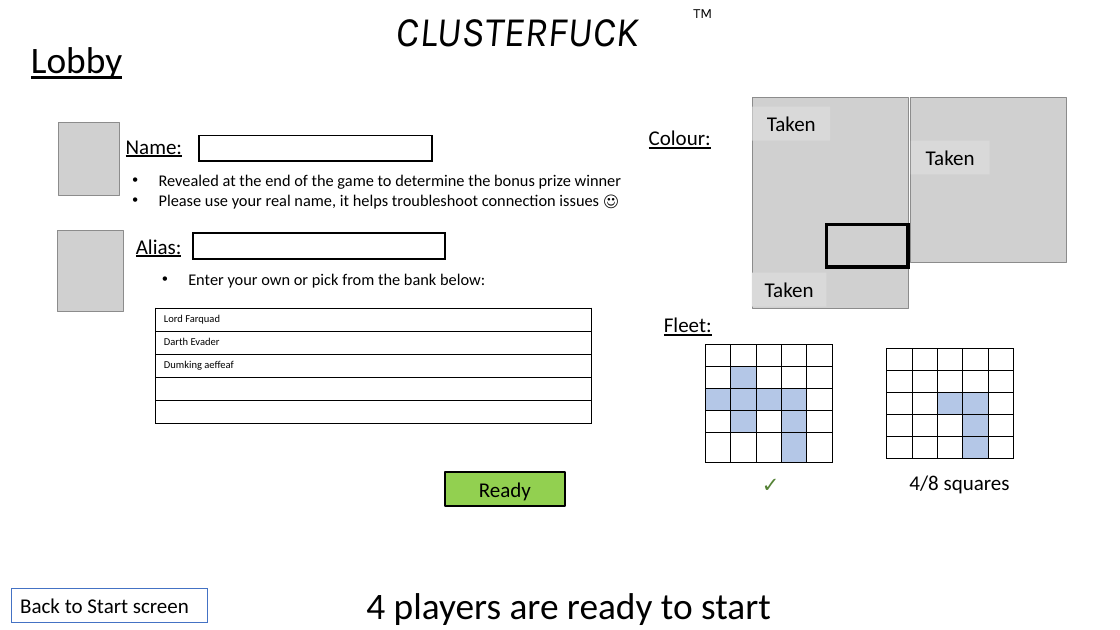
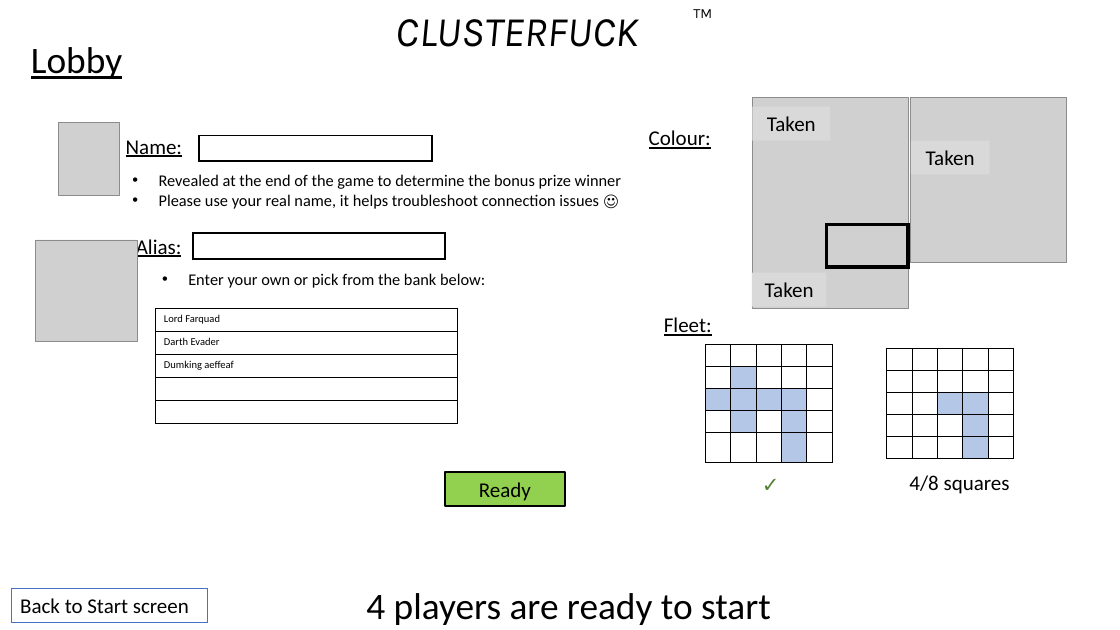
Before and after one commit to GeoffSpielman/BattleBlobs, a slide deck: slide 12 of Not_Code/Ideas.pptx. Drawn at 1120x630 pixels with LibreOffice and Linux fonts; fonts in the diff are those of the drawing; grey boxes stand for pictures. Boxes give left, top, right and bottom in pixels: in the first picture for what was removed or moved away, otherwise in the second. Text is boxed around its words. In the diff, an @@ line names an element or a change of style, - is before the commit and + after.

```diff
--- a/Not_Code/Ideas.pptx
+++ b/Not_Code/Ideas.pptx
@@ picture removed at [57, 230, 124, 311] @@
@@ picture added at [35, 240, 137, 342] @@
@@ table: place and size @@
-table at [155, 308, 592, 424]
+table at [155, 308, 457, 424]
```
Also in this commit, not shown: 10 other files.
